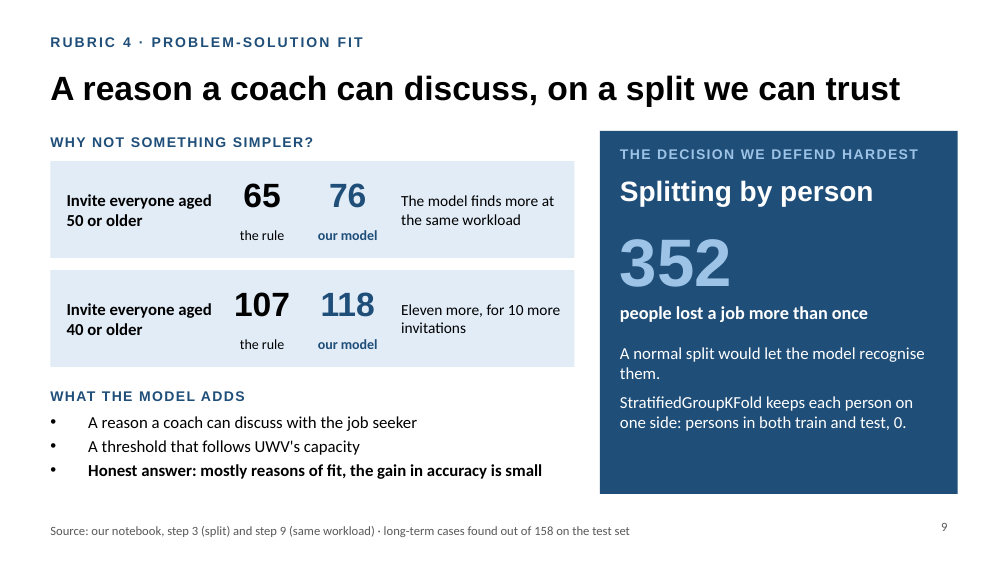
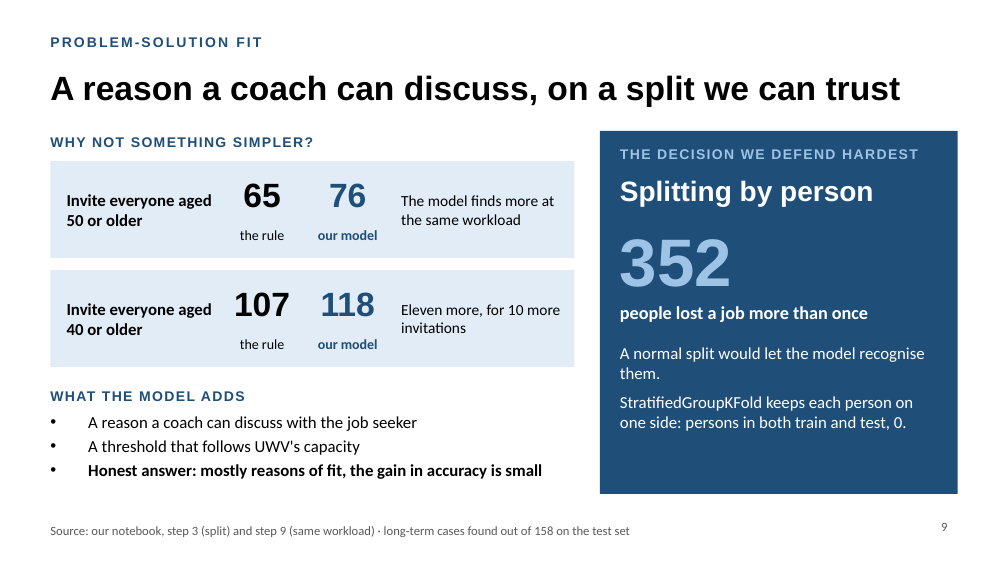
Before and after one commit to lucasjansze/Hackathon_5, a slide deck: slide 9 of presentation/Who_needs_early_help.pptx. Drawn at 1008x567 pixels with LibreOffice and Linux fonts; fonts in the diff are those of the drawing. Boxes give left, top, right and bottom in pixels: in the first picture for what was removed or moved away, otherwise in the second. Text is boxed around its words. In the diff, an @@ line names an element or a change of style, - is before the commit and + after.

```diff
--- a/presentation/Who_needs_early_help.pptx
+++ b/presentation/Who_needs_early_help.pptx
@@ text at box(50, 37, 261, 47): text changed @@
-RUBRIC 4 · PROBLEM-SOLUTION FIT
+PROBLEM-SOLUTION FIT
```
Also in this commit, not shown: 9 other slides changed, 1 other file.
